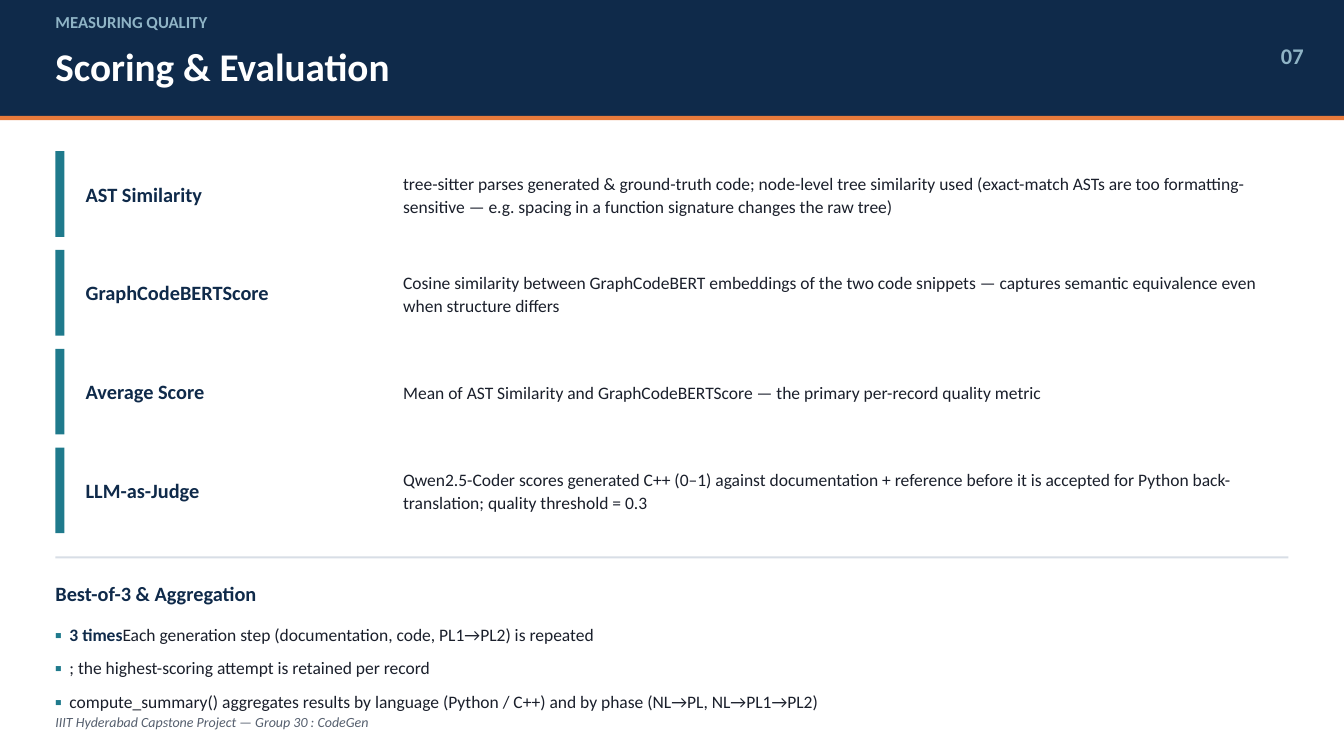
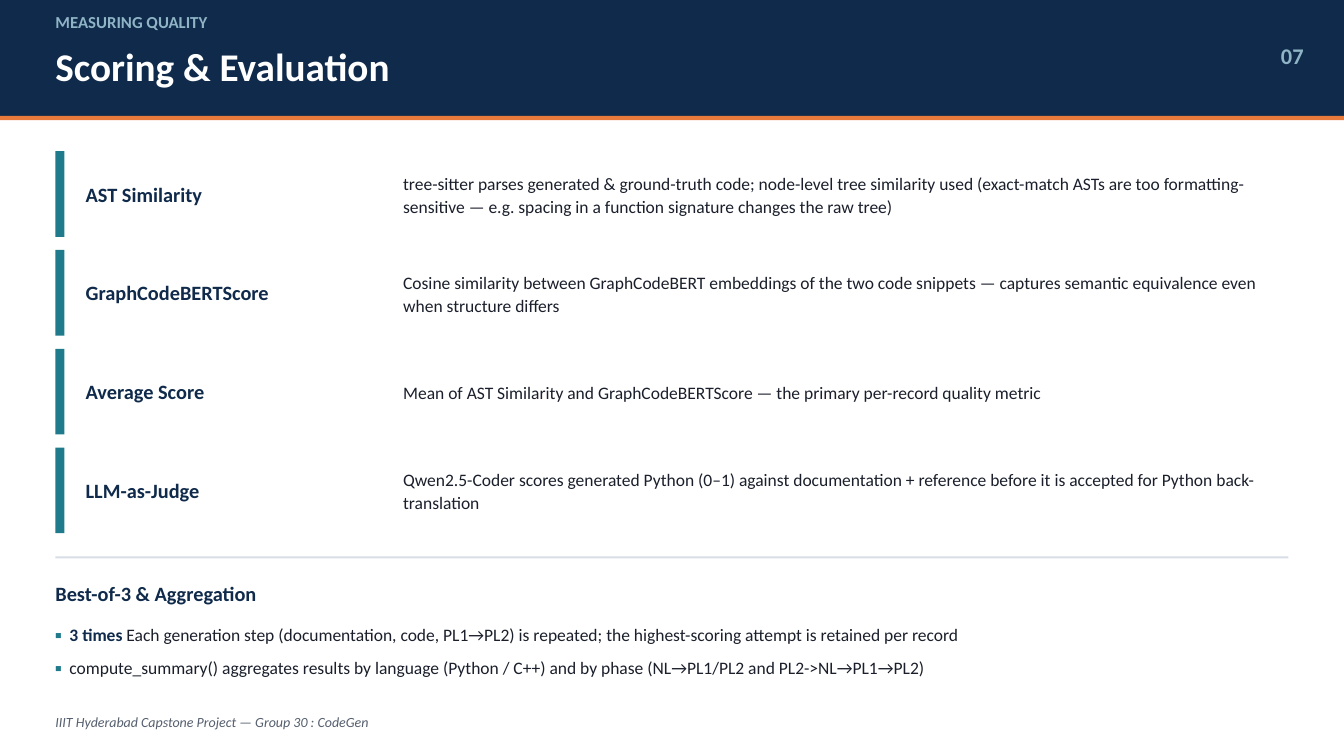
Before and after one commit to nayanjha16/CodeGen-Implementations-May_26, a slide deck: slide 7 of Group-30/Presentation/Group30-CodeGen-Capstone-Presentation_Final.pptx. Drawn at 1344x756 pixels with LibreOffice and Linux fonts; fonts in the diff are those of the drawing. Boxes give left, top, right and bottom in pixels: in the first picture for what was removed or moved away, otherwise in the second. Text is boxed around its words. In the diff, an @@ line names an element or a change of style, - is before the commit and + after.

```diff
--- a/Group-30/Presentation/Group30-CodeGen-Capstone-Presentation_Final.pptx
+++ b/Group-30/Presentation/Group30-CodeGen-Capstone-Presentation_Final.pptx
@@ text at bbox=[403, 473, 1254, 509]: text changed @@
-Qwen2.5-Coder scores generated C++ (0–1) against documentation + reference before it is accepted for Python back-translation; quality threshold = 0.3
+Qwen2.5-Coder scores generated Python (0–1) against documentation + reference before it is accepted for Python back-translation
@@ text at bbox=[69, 628, 958, 677]: text changed @@
-▪ 3 timesEach generation step (documentation, code, PL1→PL2) is repeated
-▪ ; the highest-scoring attempt is retained per record
-▪ compute_summary() aggregates results by language (Python / C++) and by phase (NL→PL, NL→PL1→PL2)
+▪ 3 times Each generation step (documentation, code, PL1→PL2) is repeated; the highest-scoring attempt is retained per record
+▪ compute_summary() aggregates results by language (Python / C++) and by phase (NL→PL1/PL2 and PL2->NL→PL1→PL2)
```
Also in this commit, not shown: 10 other slides changed, 1 other file.
